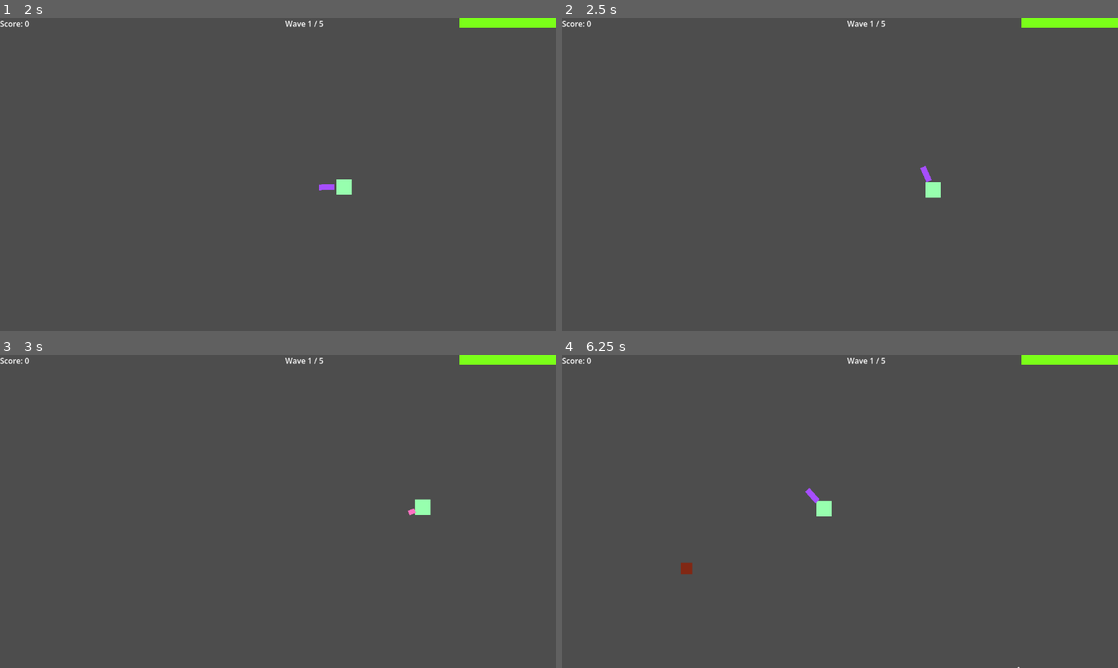
Above: before the commit, frames 1-4 (two rows, left to right).
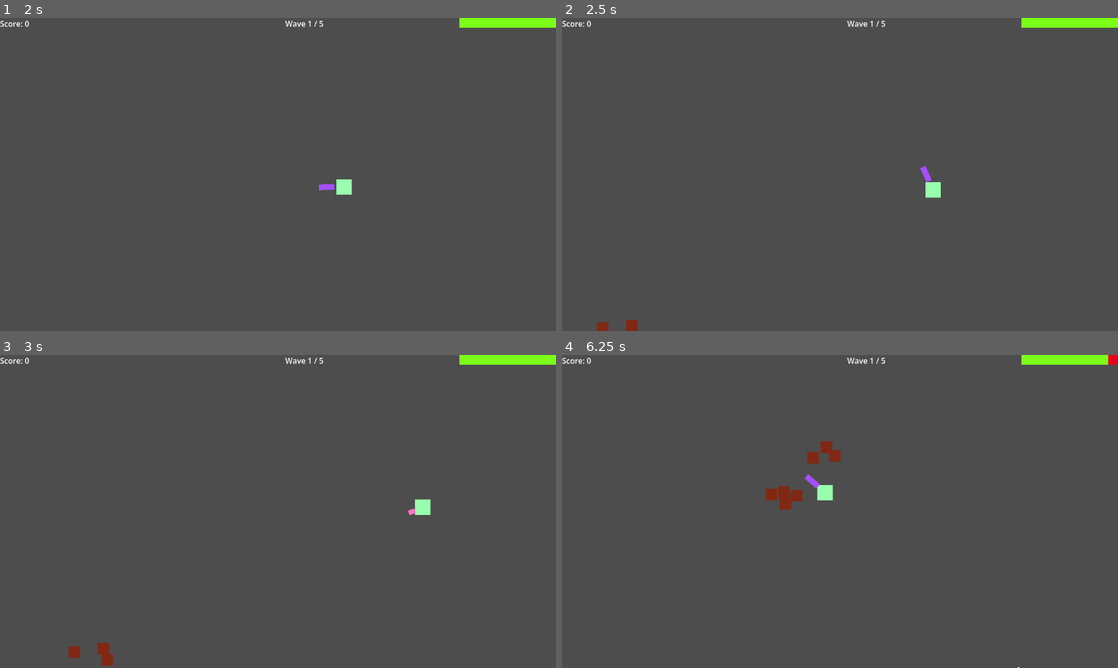
Above: after the commit, the same moments.

Repository: CarterLaFrenz/Combat-Demo
Game: Godot game, scene res://main.tscn
Two runs of this game, one before a commit and one after it. Both use one fixed random seed, a clock stepped at 60 frames per second and the inputs below.
Inputs (mouse positions are in pixels of both pictures, inside the frame that each line leads up to):
- Up to frame 1 (2 s): tap Enter (ui_accept) at 0.5, 0.77, 1.52 s; move the mouse to (400, 158) at 0.52 s; hold D (move_right) 0.53-1.28 s; tap C at 0.6, 1.55 s; move the mouse to (166, 190) at 1.27 s; hold S (move_down) from 1.28 s (still down); tap Space (attack) at 1.35 s
- Up to frame 2 (2.5 s): move the mouse to (895, 105) at 2.02 s; release S (move_down) at 2.03 s; press the mouse at (895, 105) at 2.03 s; hold D (move_right) from 2.03 s (still down); tap C at 2.3 s
- Up to frame 3 (3 s): move the mouse to (250, 574) at 2.77 s; release D (move_right) at 2.78 s; release the mouse at (250, 574) at 2.78 s; hold W (move_up) from 2.78 s (still down); right-click (250, 574) at 2.85 s
- Up to frame 4 (6.25 s): tap Enter (ui_accept) at 3.02, 3.77, 4.52, 6.02 s; tap C at 3.05, 3.6, 4.35, 5.3, 6.05 s; move the mouse to (1006, 558) at 3.52 s; release W (move_up) at 3.53 s; hold A (move_left) 3.53-5.03 s; move the mouse to (673, 464) at 4.27 s; move the mouse to (867, 511) at 5.02 s; hold S (move_down) 5.03-5.78 s; hold Space (attack) 5.03-5.78 s; move the mouse to (756, 433) at 5.77 s; hold D (move_right) from 5.78 s (still down); click (756, 433) at 5.85 s

Frame 1 is identical in both runs. In frame 2, 0.1% of the frame differs, in the area x 6-14%, y 96-100%; in frame 3, 0.2%; in frame 4, 1.1%, in the area x 21-100%, y 0-70%.

Commit message:
Live enemy counter, copy_requested signal for enemy copies, float time_gap

Diff:
--- a/Core/wave_spawner.gd
+++ b/Core/wave_spawner.gd
@@ -13,7 +13,7 @@
 var wave_index : int = 0
 enum State { IDLE, SPAWNING, CLEARING, INTERMISSION }
 var state : State = State.IDLE
-var remaining_count : int = 0
+var alive_count : int = 0
 var spawn_queue : Array[SpawnEntry] = []
 
 
@@ -31,7 +31,7 @@
 func _on_spawn_timer_timeout():
 	var entry = spawn_queue.pop_front()
 
-	spawn_enemy(entry)
+	spawn_enemy(entry, get_spawn_position())
 
 	if spawn_queue.is_empty():
 		spawn_timer.stop()
@@ -39,14 +39,21 @@
 
 
 
-func spawn_enemy(entry: SpawnEntry):
+func spawn_enemy(entry: SpawnEntry, pos: Vector2, copy: bool = false):
 
 	var enemy = entry.enemy_scene.instantiate()
 	enemy.enemy_data = entry.enemy_data
+	enemy.is_copy = copy
+	enemy.global_position = pos
 
-	enemy.global_position = get_spawn_position()
+	alive_count += 1
 	enemy.died.connect(_on_enemy_died)
+	enemy.copy_requested.connect(_on_copy_requested.bind(entry))
+
 	get_tree().current_scene.add_child(enemy)
+
+func _on_copy_requested(pos: Vector2, entry: SpawnEntry):
+	spawn_enemy(entry, pos, true)
 
 func get_spawn_position() -> Vector2:
 	var side = randi() % 4
@@ -58,12 +65,15 @@
 	return Vector2.ZERO
 
 func _on_enemy_died(points: int):
-	remaining_count -= 1
-	print("died, remaining: ", remaining_count)
+	alive_count -= 1
+	print(alive_count)
 	score += points
 	update_score_label()
+	_check_wave_cleared()
 
-	if remaining_count == 0:
+
+func _check_wave_cleared():
+	if state == State.CLEARING and alive_count == 0:
 		state = State.INTERMISSION
 		intermission_timer.start()
 
@@ -92,6 +102,13 @@
 		get_tree().paused = false
 		get_tree().reload_current_scene()
 
+	#debug
+	if event is InputEventKey and event.pressed and event.keycode == KEY_C:
+		var enemies = get_tree().get_nodes_in_group("enemy")
+		if not enemies.is_empty():
+			var e = enemies.pick_random()
+			e.request_copy(e.global_position + Vector2(60, 0))
+
 func _on_player_died():
 	spawn_timer.stop()
 	intermission_timer.stop()
@@ -110,7 +127,6 @@
 			spawn_queue.append(entry)
 
 	spawn_queue.shuffle()
-	remaining_count = spawn_queue.size()
 
 	spawn_timer.wait_time = waves[wave_index].time_gap
 	spawn_timer.start()
--- a/Enemies/base_enemy.gd
+++ b/Enemies/base_enemy.gd
@@ -13,9 +13,10 @@
 var knockback_velocity: Vector2 = Vector2.ZERO
 
 signal died(points: int)
+signal copy_requested(pos: Vector2)
 
 var _player: Node2D
-
+var is_copy: bool = false
 
 func _ready():
 
@@ -46,7 +47,9 @@
 		STATE_STUNNED:
 			_state_stunned(delta)
 		STATE_DYING:
-			pass
+			died.emit(0 if is_copy else enemy_data.score_value)
+			spawn_death_particles()
+			queue_free()
 
 
 func _state_chase(delta: float) -> void:
@@ -82,7 +85,7 @@
 func _enter_state(state: int) -> void:
 	match state:
 		STATE_DYING:
-			died.emit(enemy_data.score_value)
+			died.emit(0 if is_copy else enemy_data.score_value)
 			spawn_death_particles()
 			queue_free()
 
@@ -134,3 +137,7 @@
 	get_tree().current_scene.add_child(particles)
 	await get_tree().create_timer(0.5).timeout
 	particles.queue_free()
+
+
+func request_copy(pos: Vector2) -> void:
+	copy_requested.emit(pos)
--- a/Waves/wave_01.tres
+++ b/Waves/wave_01.tres
@@ -15,5 +15,4 @@
 [resource]
 script = ExtResource("1_wwa2y")
 spawn_entries = Array[ExtResource("2_ypftn")]([SubResource("Resource_imglm")])
-time_gap = 3
 metadata/_custom_type_script = "uid://bsst605eyxs0h"
--- a/Waves/wave_02.tres
+++ b/Waves/wave_02.tres
@@ -15,5 +15,4 @@
 [resource]
 script = ExtResource("1_2vt48")
 spawn_entries = Array[ExtResource("2_mghi7")]([SubResource("Resource_spchp")])
-time_gap = 3
 metadata/_custom_type_script = "uid://bsst605eyxs0h"
--- a/wave_data.gd
+++ b/wave_data.gd
@@ -3,4 +3,4 @@
 class_name WaveData
 
 @export var spawn_entries : Array[SpawnEntry] = []
-@export var time_gap: int = 1
+@export var time_gap: float = 1.0
